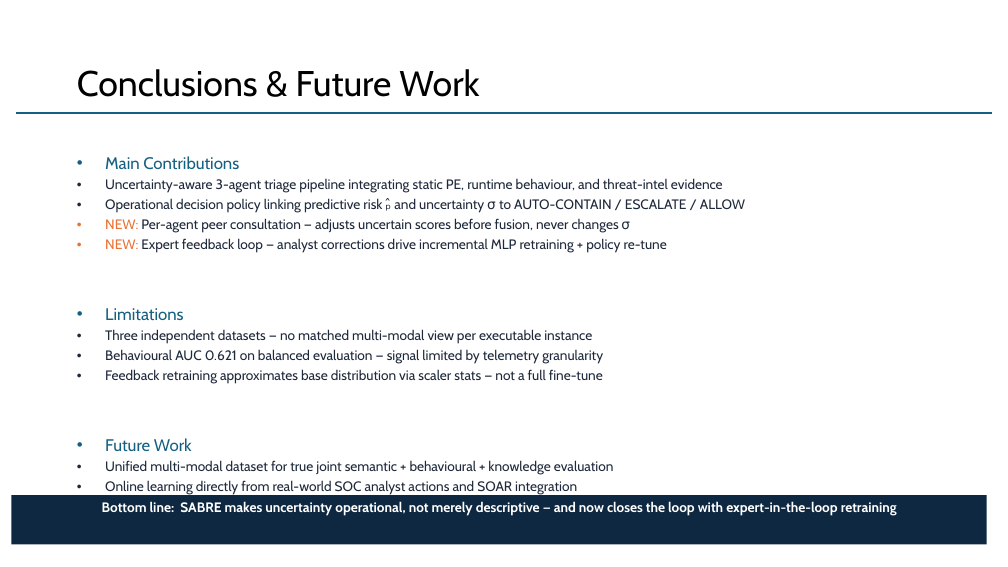
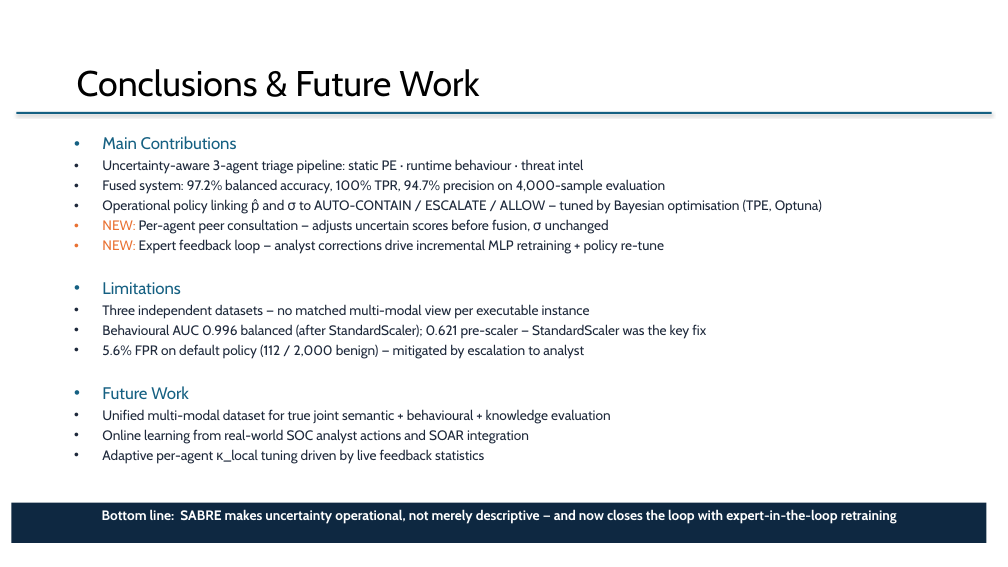
Before and after one commit to Henrinnes/Agentic_SABRE, a slide deck: slide 7 of Agentic_SABRE_7slides.pptx. Drawn at 1008x567 pixels with LibreOffice and Linux fonts; fonts in the diff are those of the drawing. Boxes give left, top, right and bottom in pixels: in the first picture for what was removed or moved away, otherwise in the second. Text is boxed around its words. In the diff, an @@ line names an element or a change of style, - is before the commit and + after.

Commit message:
Add full-pipeline architecture diagram, updated presentation, and PDF report
- draw_architecture.py: new script generating full 3-agent pipeline diagram
  with Peer Consultation (★) gates; output saved to Figures/
- Figures: add full-pipeline architecture PNGs (Apr 2026) + live policy space
- build_presentation.py: rebuilt from AI-Cyber SIG template; corrected
  behavioural metrics (751k samples, 99.6%/0.996 with StandardScaler + SMOTE),
  replaced "Optuna" with TPE (Tree-structured Parzen Estimator) throughout,
  added 5-column per-agent metrics table with natural + balanced columns
- Agentic_SABRE_7slides.pptx: regenerated from above script
- app.py: Architecture section now shows current full-pipeline diagram +
  expanded proposal history
- report/report.tex + report.pdf: new XeLaTeX academic report covering all
  project components (datasets, architecture, peer consultation, expert
  feedback loop, evaluation, explainability, discussion, conclusions)

```diff
--- a/Agentic_SABRE_7slides.pptx
+++ b/Agentic_SABRE_7slides.pptx
@@ line (16, 113) - (992, 113): stroke #156082 1.5 pt to #156082 2 pt @@
@@ text "Main Contributions": place and size @@
-text "Main Contributions" at (105,156,745,516)
+text "Main Contributions" at (102,136,822,464)
@@ text at (102,159,822,234): text changed @@
-  • Uncertainty-aware 3-agent triage pipeline integrating static PE, runtime behaviour, and threat-intel evidence
-  • Operational decision policy linking predictive risk ₚ̂ and uncertainty σ to AUTO-CONTAIN / ESCALATE / ALLOW
-  • NEW: Per-agent peer consultation — adjusts uncertain scores before fusion, never changes σ
+  • Uncertainty-aware 3-agent triage pipeline: static PE · runtime behaviour · threat intel
+  • Fused system: 97.2% balanced accuracy, 100% TPR, 94.7% precision on 4,000-sample evaluation
+  • Operational policy linking p̂ and σ to AUTO-CONTAIN / ESCALATE / ALLOW — tuned by Bayesian optimisation (TPE, Optuna)
+  • NEW: Per-agent peer consultation — adjusts uncertain scores before fusion, σ unchanged
@@ text at (102,324,706,359): text changed @@
-  • Behavioural AUC 0.621 on balanced evaluation — signal limited by telemetry granularity
-  • Feedback retraining approximates base distribution via scaler stats — not a full fine-tune
+  • Behavioural AUC 0.996 balanced (after StandardScaler); 0.621 pre-scaler — StandardScaler was the key fix
+  • 5.6% FPR on default policy (112 / 2,000 benign) — mitigated by escalation to analyst
@@ text at (102,429,529,444): text changed @@
-  • Online learning directly from real-world SOC analyst actions and SOAR integration
+  • Online learning from real-world SOC analyst actions and SOAR integration
@@ rectangle "Bottom line: SABRE makes uncertainty ...": place and size @@
-rectangle "Bottom line: SABRE makes uncertainty ..." at (11,495,987,544)
+rectangle "Bottom line: SABRE makes uncertainty ..." at (11,503,987,543)
```
Also in this commit, not shown: 6 other slides changed, 14 other files.
